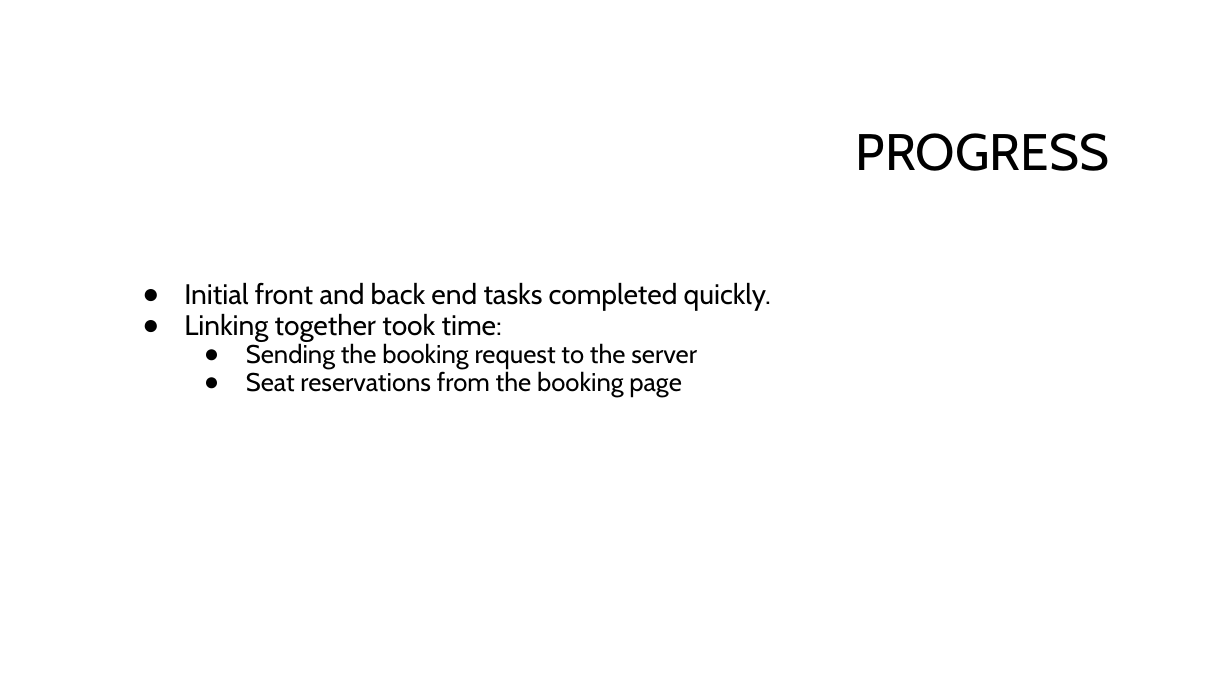
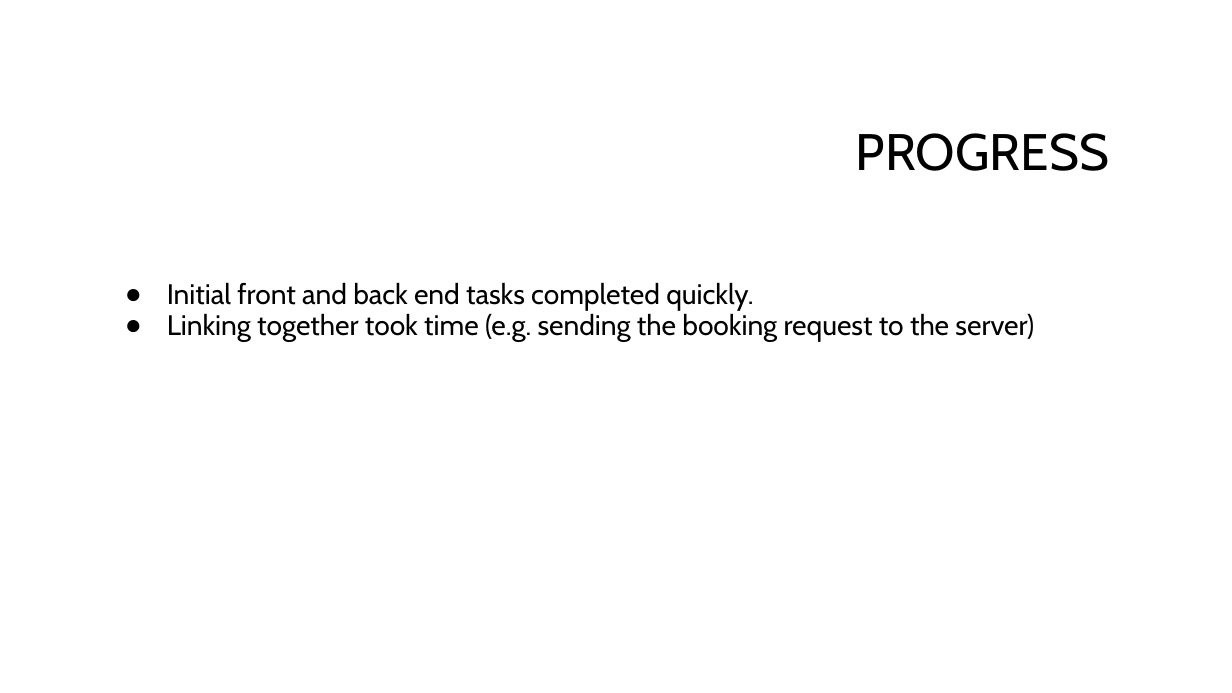
Before and after one commit to ssb91/Week_10-11_project, a slide deck: slide 8 of group project/Group Project QA Cinema System.pptx. Drawn at 1232x693 pixels with LibreOffice and Linux fonts; fonts in the diff are those of the drawing; background and template pictures are left out. Boxes give left, top, right and bottom in pixels: in the first picture for what was removed or moved away, otherwise in the second. Text is boxed around its words. In the diff, an @@ line names an element or a change of style, - is before the commit and + after.

Commit message:
Add files via upload
tweak

```diff
--- a/group project/Group Project QA Cinema System.pptx
+++ b/group project/Group Project QA Cinema System.pptx
@@ text "Initial front and back end ...": place and size @@
-text "Initial front and back end ..." at (184,282,771,397)
+text "Initial front and back end ..." at (167,282,1034,341)
@@ text at (167,313,1034,341): text changed; size 15 to 16.5 pt @@
-● Linking together took time:
-  ● Sending the booking request to the server
-  ● Seat reservations from the booking page
+● Linking together took time (e.g. sending the booking request to the server)
```
Also in this commit, not shown: 1 other slide changed.
